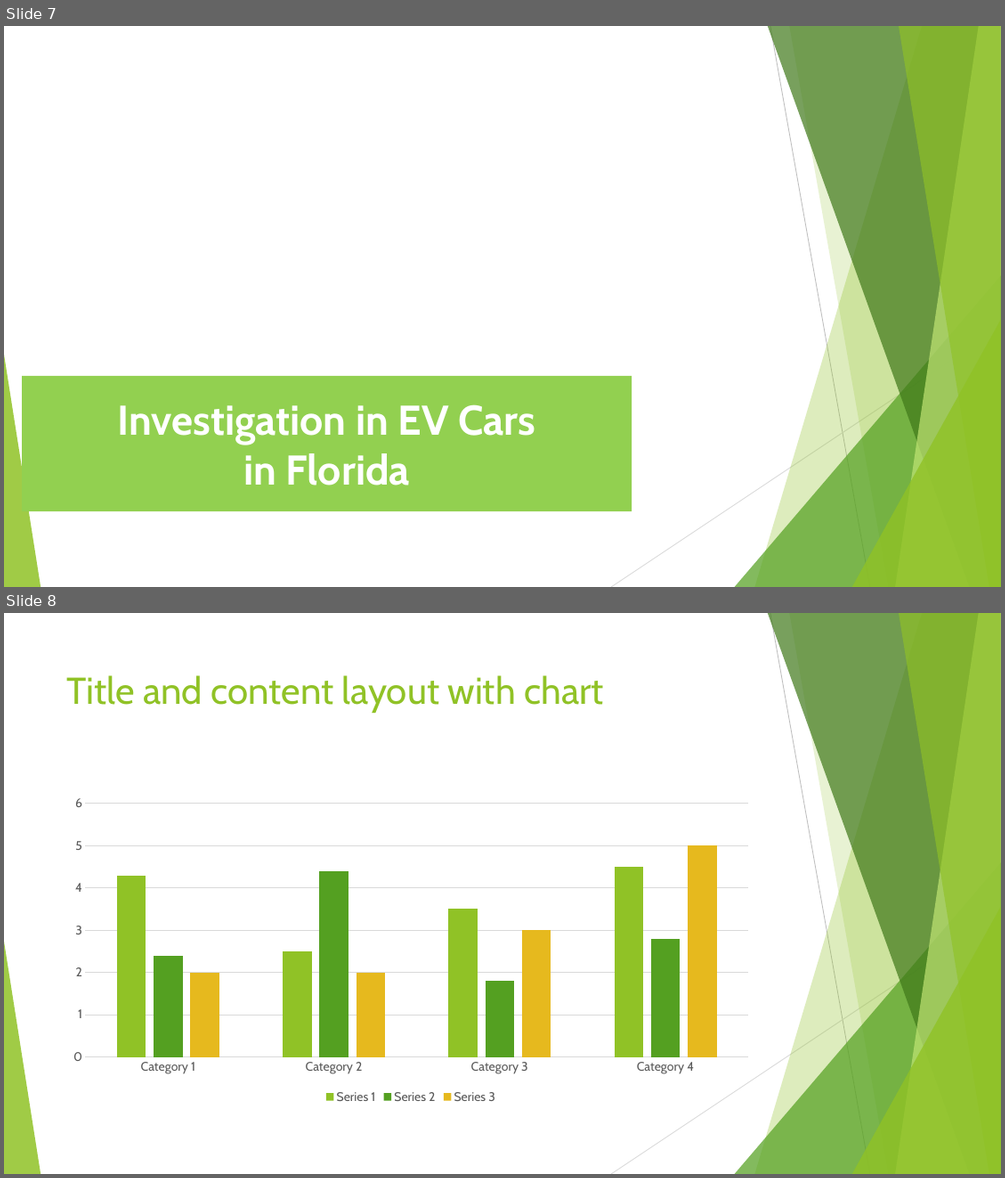
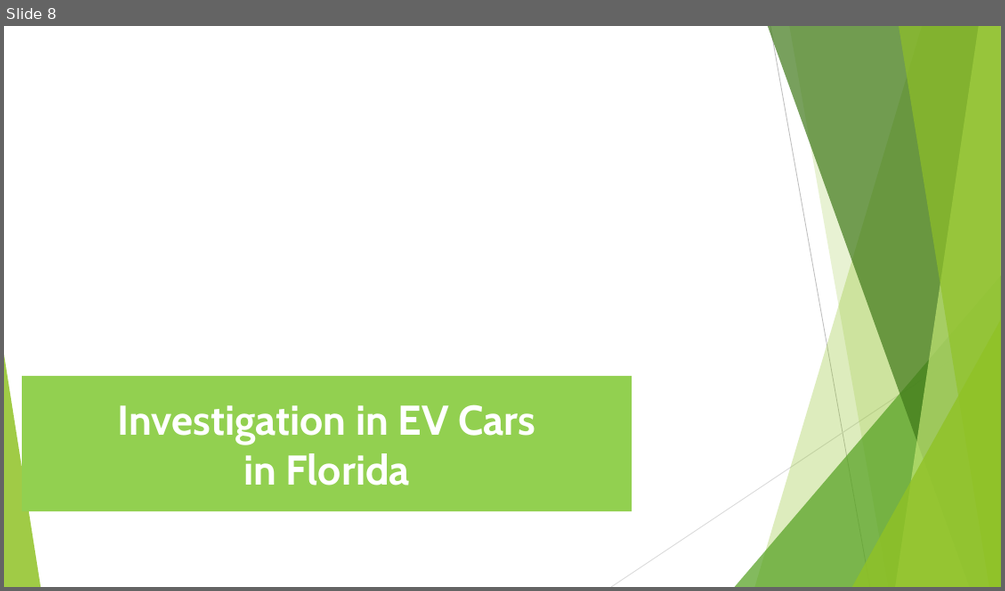
Before and after one commit to Project-JCSA/FL_Electric_Vehicles, a slide deck: Florida_Electric_Vehicles.pptx. Shown one above the other, each under a label of ours: slides 7 and 8 before the commit, slide 8 after it. The pictures are 1005x1178 and 1005x591 pixels, drawn with LibreOffice and Linux fonts; fonts in the diff are those of the drawing; background and template pictures are left out. Boxes give left, top, right and bottom in pixels: in the first picture for what was removed or moved away, otherwise in the second. Text is boxed around its words. In the diff, an @@ line names an element or a change of style, - is before the commit and + after.

```diff
--- a/Florida_Electric_Vehicles.pptx
+++ b/Florida_Electric_Vehicles.pptx
@@ slide 8 removed at (4, 613, 1001, 1174), background #FFFFFF; not listed: 10 template elements that a slide beside it also shows @@
@@ title removed at (67, 675, 604, 713) @@
-Title and content layout with chart
@@ column chart removed at (59, 789, 762, 1107) @@
-categories: Category 1, Category 2, Category 3, Category 4
-Series 1: 4.3, 2.5, 3.5, 4.5
-Series 2: 2.4, 4.4, 1.8, 2.8
-Series 3: 2, 2, 3, 5
@@ what was slide 7 is now slide 8 @@
```
Also in this commit, not shown: 7 slides added, 3 other slides removed.
